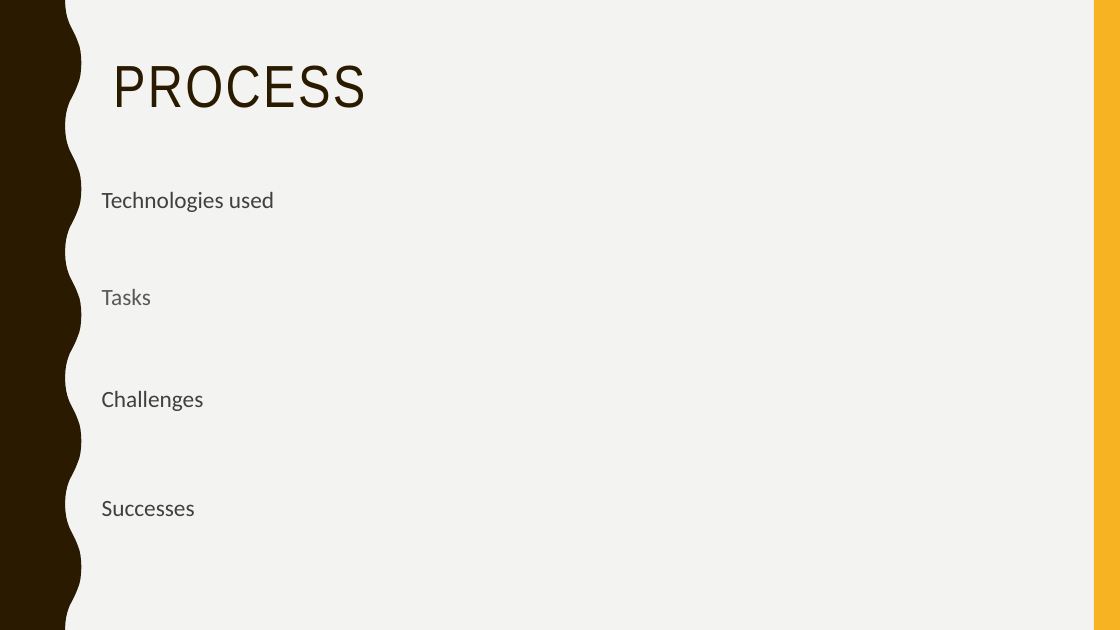
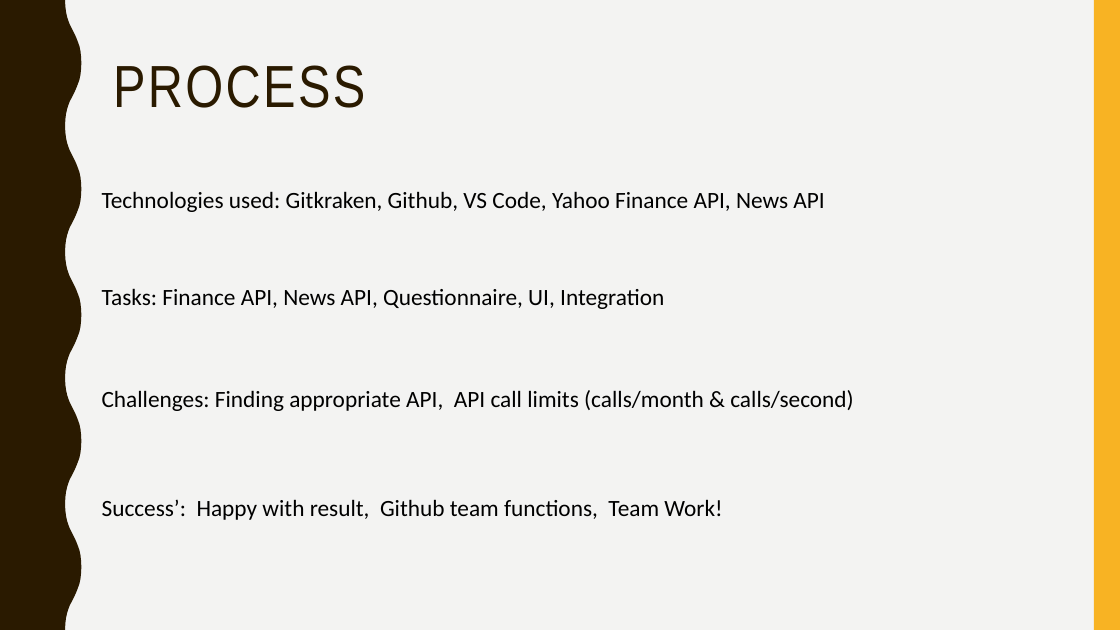
Before and after one commit to bengura-m/Asset-Portfolio-Generator, a slide deck: slide 4 of Asset Portfolio Generator.pptx. Drawn at 1120x630 pixels with LibreOffice and Linux fonts; fonts in the diff are those of the drawing. Boxes give left, top, right and bottom in pixels: in the first picture for what was removed or moved away, otherwise in the second. Text is boxed around its words. In the diff, an @@ line names an element or a change of style, - is before the commit and + after.

```diff
--- a/Asset Portfolio Generator.pptx
+++ b/Asset Portfolio Generator.pptx
@@ text at (102, 191, 824, 212): text changed; text colour #404040 to #000000 @@
-Technologies used
+Technologies used: Gitkraken, Github, VS Code, Yahoo Finance API, News API
@@ text at (102, 288, 664, 309): text changed; text colour #595959 to #000000 @@
-Tasks
+Tasks: Finance API, News API, Questionnaire, UI, Integration
@@ text at (102, 390, 853, 411): text changed; text colour #404040 to #000000 @@
-Challenges
+Challenges: Finding appropriate API, API call limits (calls/month & calls/second)
@@ text at (102, 499, 722, 520): text changed; text colour #404040 to #000000 @@
-Successes
+Success’: Happy with result, Github team functions, Team Work!
```
Also in this commit, not shown: 4 other slides changed.
